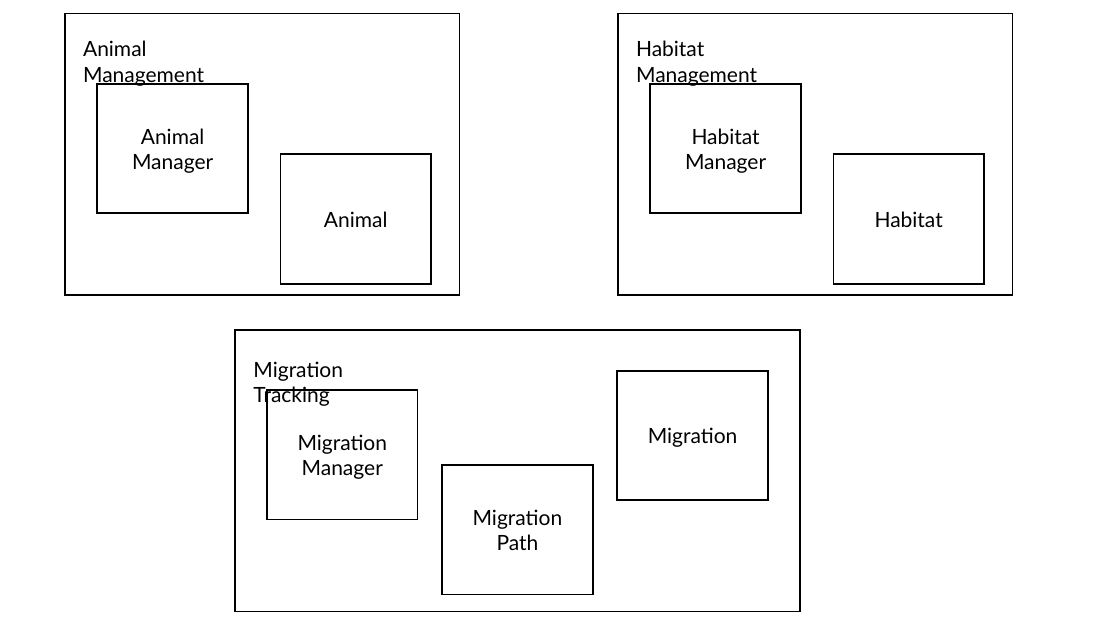
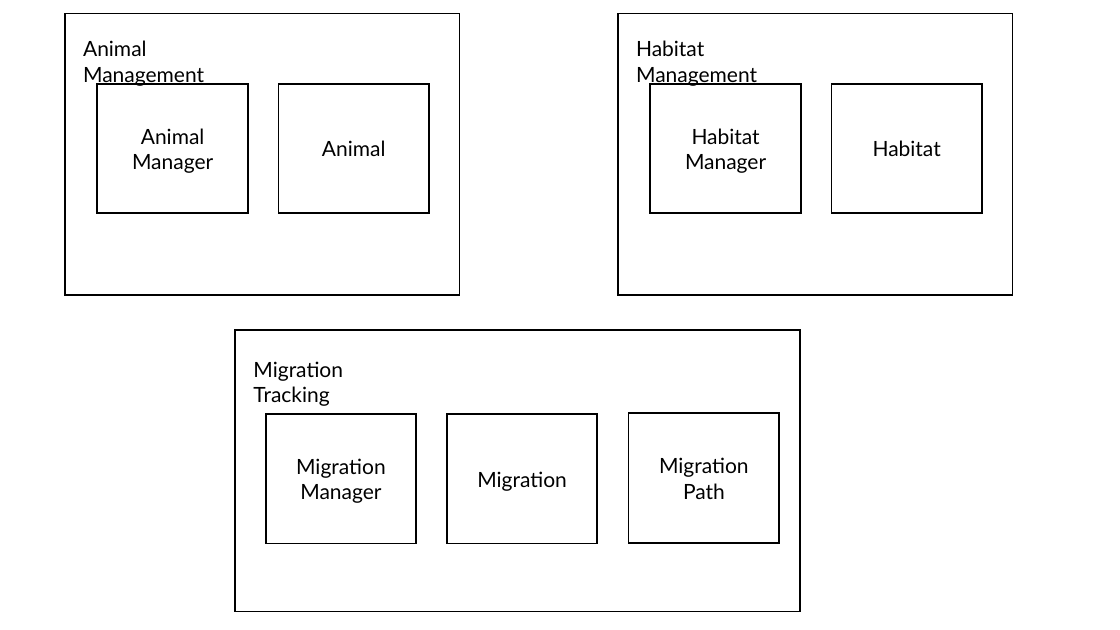
Before and after one commit to ealvare04/cs411-fall-2024, a slide deck: slide 1 of HW3 Design/wildlife_tracker/wildlife dependencies.pptx. Drawn at 1120x630 pixels with LibreOffice and Linux fonts; fonts in the diff are those of the drawing. Boxes give left, top, right and bottom in pixels: in the first picture for what was removed or moved away, otherwise in the second. Text is boxed around its words. In the diff, an @@ line names an element or a change of style, - is before the commit and + after.

```diff
--- a/HW3 Design/wildlife_tracker/wildlife dependencies.pptx
+++ b/HW3 Design/wildlife_tracker/wildlife dependencies.pptx
@@ rectangle "Animal" moved from (x1=281, y1=155, x2=431, y2=284) to (x1=279, y1=84, x2=429, y2=213) @@
@@ rectangle "Habitat" moved from (x1=833, y1=155, x2=984, y2=284) to (x1=832, y1=84, x2=982, y2=213) @@
@@ rectangle "Migration Manager" moved from (x1=267, y1=391, x2=418, y2=520) to (x1=266, y1=414, x2=416, y2=544) @@
@@ rectangle "Migration" moved from (x1=618, y1=371, x2=768, y2=501) to (x1=447, y1=414, x2=597, y2=544) @@
@@ rectangle "Migration Path" moved from (x1=442, y1=465, x2=592, y2=595) to (x1=628, y1=413, x2=779, y2=543) @@
```
Also in this commit, not shown: 2 slides added, 2 other files.
